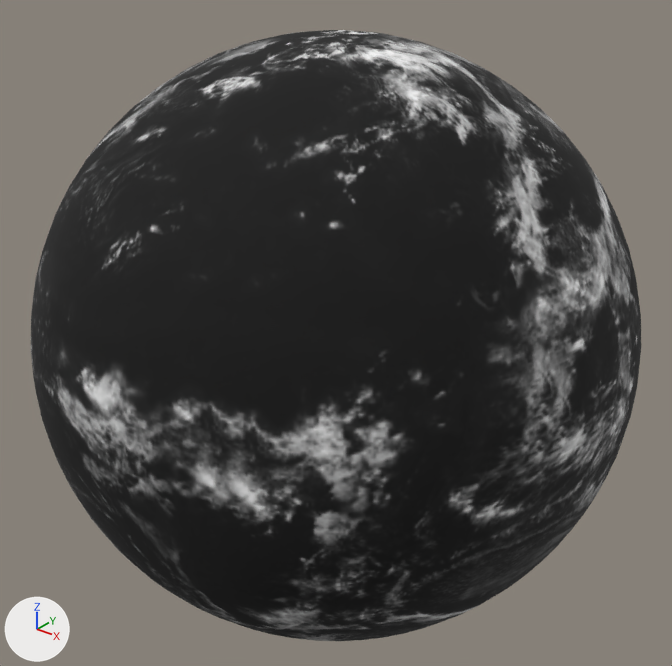
The OBJ model astro_weather/assets/earth/earth.obj: old version first, new version second.
One viewpoint serves both versions: a camera (50 mm lens) standing at (629.0, -787.0, 494.0) and looking at (-5.0, 5.0, 2.0). Lighting does not change. The marker at lower left points along +X, +Y and +Z. Where no turn or scale is listed for an object, it has been applied to the vertices.

In view in the first picture: 'earth'.
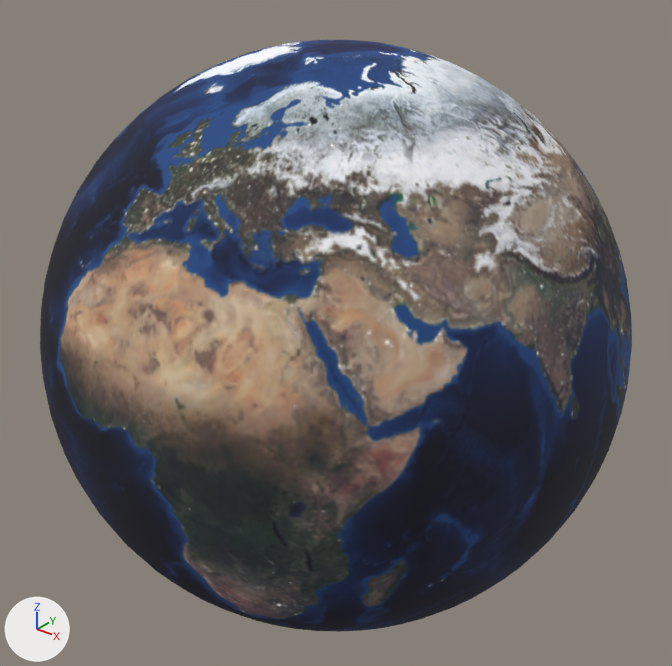
Location of each change, (x1, y1, x2, y2) in pixels of the pictures (672 x 666 px):
```json
{"object": "earth", "change": "reshaped", "before": [31, 30, 641, 641], "after": [40, 40, 632, 632]}
{"part": 1, "of": "me_earth", "change": "deleted", "before": [31, 30, 641, 641], "on screen": "black"}
```

The change, as JSON lines over the scene's bpy script:
```json
{"block": "me_earth", "where": "me_earth.from_pydata(...)  # 3972 vertices, 4096 faces; spans x -355.0..346.0, y -347.0..355.0, z -351.0..351.0"}
{"block": "me_earth", "where": "# used by ob_earth; location = (0.0, 0.0, 0.0)"}
{"block": "me_earth", "change": "me_earth part 1: the loose piece of 1986 vertices spanning x -355.0..346.0, y -347.0..355.0, z -351.0..351.0 is deleted"}
{"op": "remove", "block": "me_earth", "code": "me_earth.materials.append(mat_02___default)"}
```
